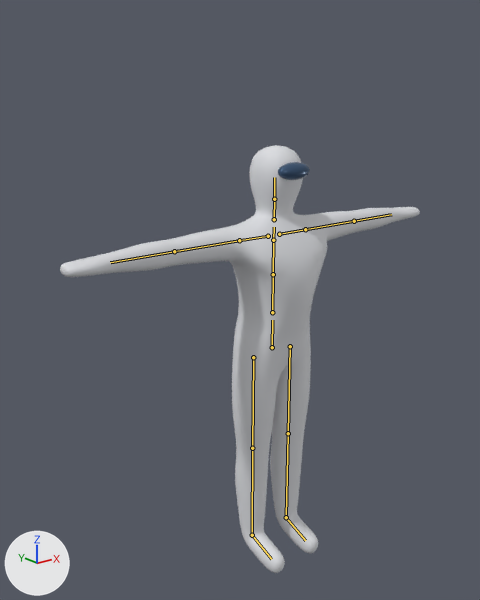
The FBX model Assets/Models/CharacterModels/Mannequin/Mannequin.fbx: old version first, new version second.
Both versions are drawn from a 50 mm camera at (-1.7, -1.91, 1.95) aimed at (-0.11, 0.07, 1.16). The lights are fixed; the arrows at lower left show +X, +Y and +Z. The first picture is the older version. The bones that change, and the others that lie on the model, are drawn over the model as lines.

Objects in the first picture: 'Body'.
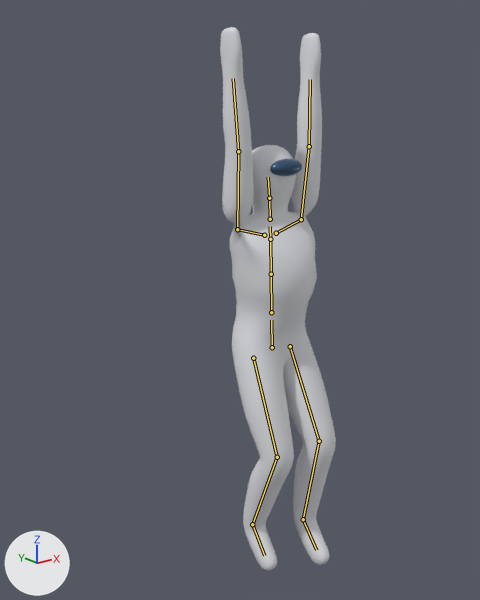
The newer file adds an action. The first version stands in its rest pose; the second is drawn at frame 19 of the action 'Armature|Zipline'.

Location of each change, (x1, y1, x2, y2) in pixels of the pictures (480 x 600 px):
'Body', posed (68% narrower, 27% taller)
    before: (60, 145, 420, 573)
    after: (220, 27, 336, 571)
bone 'Hips', root to tip
    before: (272, 347) to (272, 320)
    after: (272, 347) to (271, 320)
bone 'Chest', root to tip
    before: (273, 274) to (273, 240)
    after: (271, 274) to (270, 239)
bone 'Head', root to tip
    before: (274, 199) to (274, 177)
    after: (269, 198) to (268, 177)
bone 'LeftShoulder', root to tip
    before: (279, 234) to (305, 229)
    after: (276, 233) to (301, 219)
bone 'LeftUpperArm', root to tip
    before: (305, 229) to (354, 221)
    after: (301, 219) to (309, 146)
bone 'LeftLowerArm', root to tip
    before: (354, 221) to (391, 214)
    after: (309, 146) to (310, 79)
bone 'RightShoulder', root to tip
    before: (268, 236) to (239, 240)
    after: (264, 235) to (237, 229)
bone 'RightUpperArm', root to tip
    before: (239, 240) to (174, 251)
    after: (237, 229) to (238, 151)
bone 'RightLowerArm', root to tip
    before: (174, 251) to (110, 262)
    after: (238, 151) to (233, 78)
bone 'LeftUpperLeg', root to tip
    before: (290, 346) to (288, 433)
    after: (290, 346) to (319, 441)
bone 'LeftLowerLeg', root to tip
    before: (288, 433) to (286, 517)
    after: (319, 441) to (303, 519)
bone 'LeftFoot', root to tip
    before: (286, 517) to (305, 540)
    after: (303, 519) to (316, 550)
bone 'RightUpperLeg', root to tip
    before: (253, 357) to (252, 448)
    after: (253, 358) to (277, 457)
bone 'RightLowerLeg', root to tip
    before: (252, 448) to (252, 535)
    after: (277, 457) to (252, 524)
bone 'RightFoot', root to tip
    before: (252, 535) to (271, 559)
    after: (252, 524) to (264, 555)

The change in detail:
Bone 'Hips' (bone_hips) turns from (0, 0, 0) to (-2, 0, 0) degrees about its own x, y and z.
Bone 'Chest' (bone_chest) turns from (0, 0, 0) to (-1, 0, 0) degrees about its own x, y and z.
Bone 'Head' (bone_head) turns from (0, 0, 0) to (-1, 0, 0) degrees about its own x, y and z.
Bone 'LeftShoulder' (bone_leftshoulder) turns from (0, 0, 0) to (16, 3, 0) degrees about its own x, y and z.
Bone 'LeftUpperArm' (bone_leftupperarm) turns from (0, 0, 0) to (-72, -176, -1) degrees about its own x, y and z.
Bone 'LeftLowerArm' (bone_leftlowerarm) turns from (0, 0, 0) to (0, 0, -8) degrees about its own x, y and z.
Bone 'RightShoulder' (bone_rightshoulder) turns from (0, 0, 0) to (16, -3, 0) degrees about its own x, y and z.
Bone 'RightUpperArm' (bone_rightupperarm) turns from (0, 0, 0) to (-72, 177, 1) degrees about its own x, y and z.
Bone 'RightLowerArm' (bone_rightlowerarm) turns from (0, 0, 0) to (0, 0, 8) degrees about its own x, y and z.
Bone 'LeftUpperLeg' (bone_leftupperleg) turns from (0, 0, 0) to (25, 0, 0) degrees about its own x, y and z.
Bone 'LeftLowerLeg' (bone_leftlowerleg) turns from (0, 0, 0) to (-38, 0, 0) degrees about its own x, y and z.
Bone 'LeftFoot' (bone_leftfoot) turns from (0, 0, 0) to (-22, 0, 0) degrees about its own x, y and z.
Bone 'RightUpperLeg' (bone_rightupperleg) turns from (0, 0, 0) to (19, 0, 0) degrees about its own x, y and z.
Bone 'RightLowerLeg' (bone_rightlowerleg) turns from (0, 0, 0) to (-42, 0, 0) degrees about its own x, y and z.
Bone 'RightFoot' (bone_rightfoot) turns from (0, 0, 0) to (-14, 0, 0) degrees about its own x, y and z.
